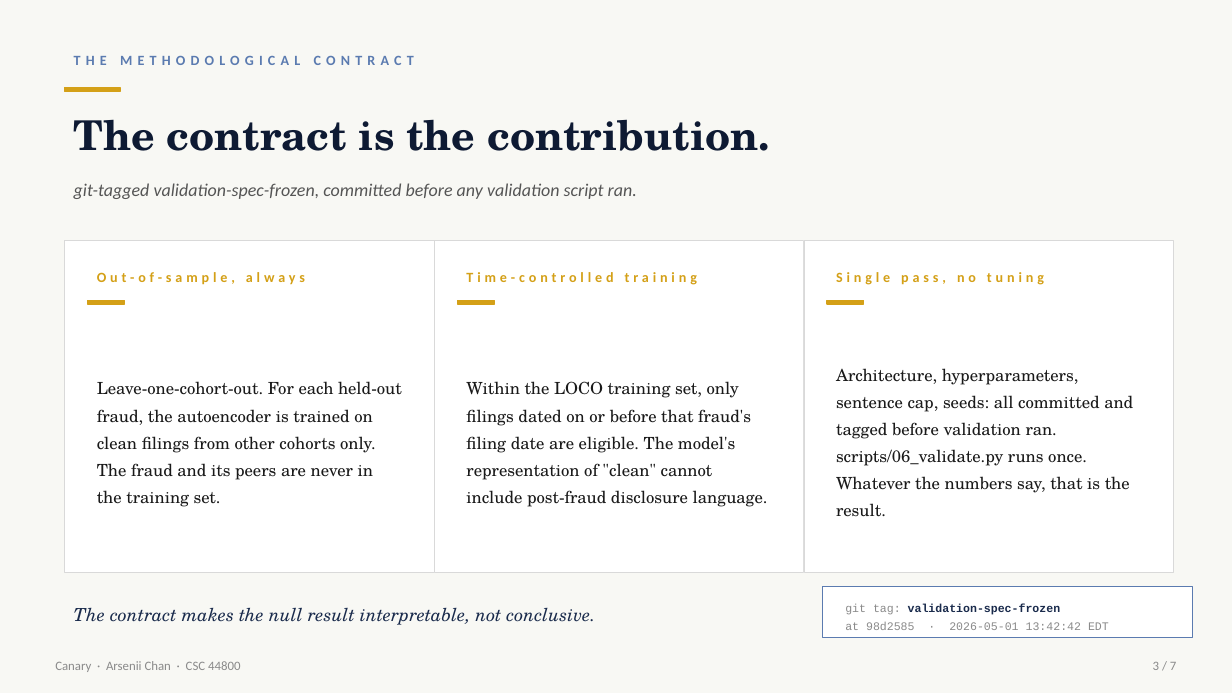
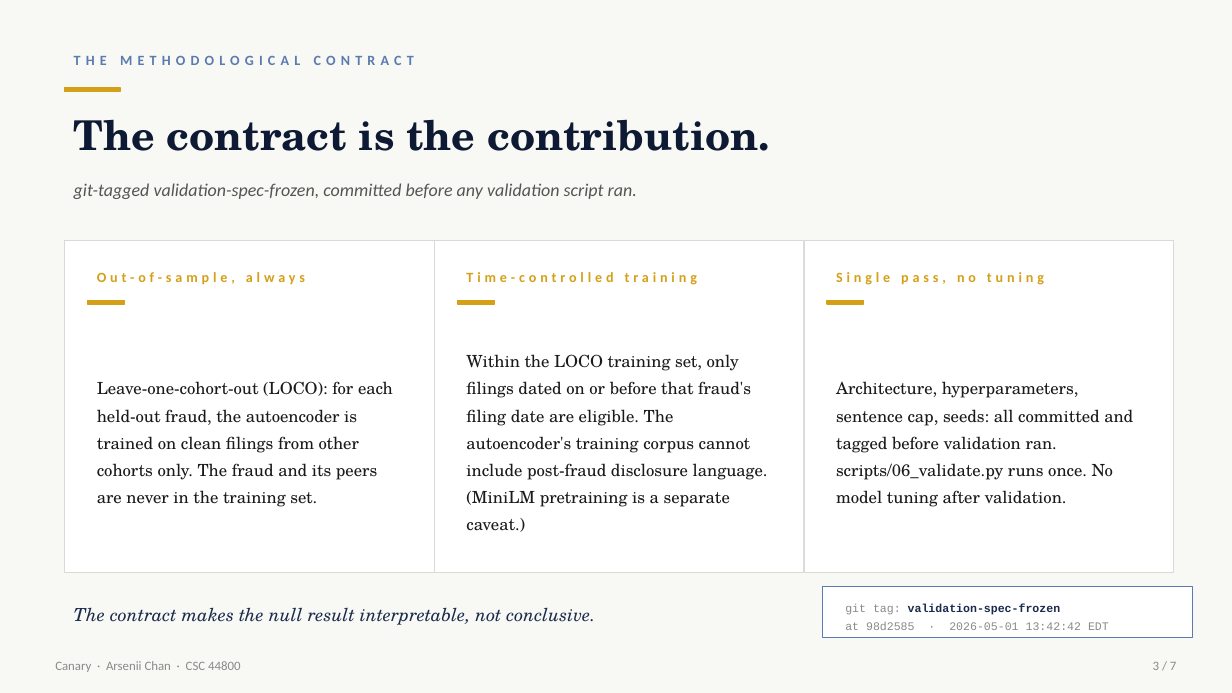
Before and after one commit to ArseniiChan/canary, a slide deck: slide 3 of reports/canary_deck.pptx. Drawn at 1232x693 pixels with LibreOffice and Linux fonts; fonts in the diff are those of the drawing. Boxes give left, top, right and bottom in pixels: in the first picture for what was removed or moved away, otherwise in the second. Text is boxed around its words. In the diff, an @@ line names an element or a change of style, - is before the commit and + after.

```diff
--- a/reports/canary_deck.pptx
+++ b/reports/canary_deck.pptx
@@ text at [466, 354, 768, 532]: text changed @@
-Within the LOCO training set, only filings dated on or before that fraud's filing date are eligible. The model's representation of "clean" cannot include post-fraud disclosure language.
+Within the LOCO training set, only filings dated on or before that fraud's filing date are eligible. The autoencoder's training corpus cannot include post-fraud disclosure language. (MiniLM pretraining is a separate caveat.)
@@ text at [97, 381, 393, 507]: text changed @@
-Leave-one-cohort-out. For each held-out fraud, the autoencoder is trained on clean filings from other cohorts only. The fraud and its peers are never in the training set.
+Leave-one-cohort-out (LOCO): for each held-out fraud, the autoencoder is trained on clean filings from other cohorts only. The fraud and its peers are never in the training set.
@@ text at [836, 381, 1133, 507]: text changed @@
-Architecture, hyperparameters, sentence cap, seeds: all committed and tagged before validation ran. scripts/06_validate.py runs once. Whatever the numbers say, that is the result.
+Architecture, hyperparameters, sentence cap, seeds: all committed and tagged before validation ran. scripts/06_validate.py runs once. No model tuning after validation.
```
Also in this commit, not shown: 5 other slides changed, 2 other files.
